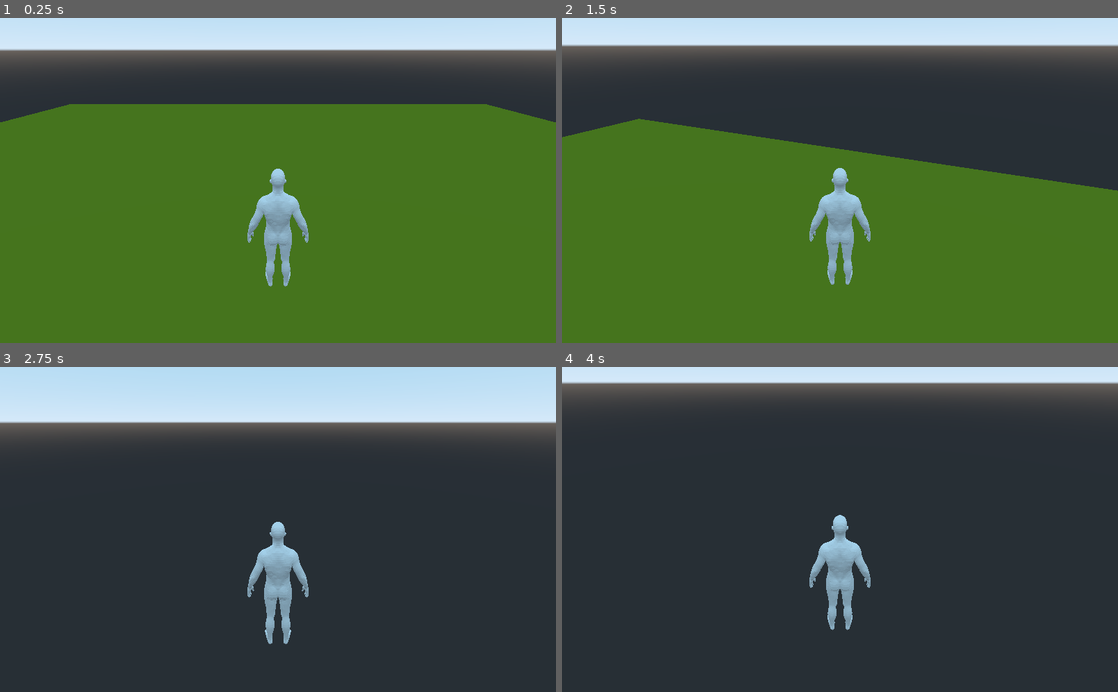
Above: before the commit, frames 1-4 (two rows, left to right).
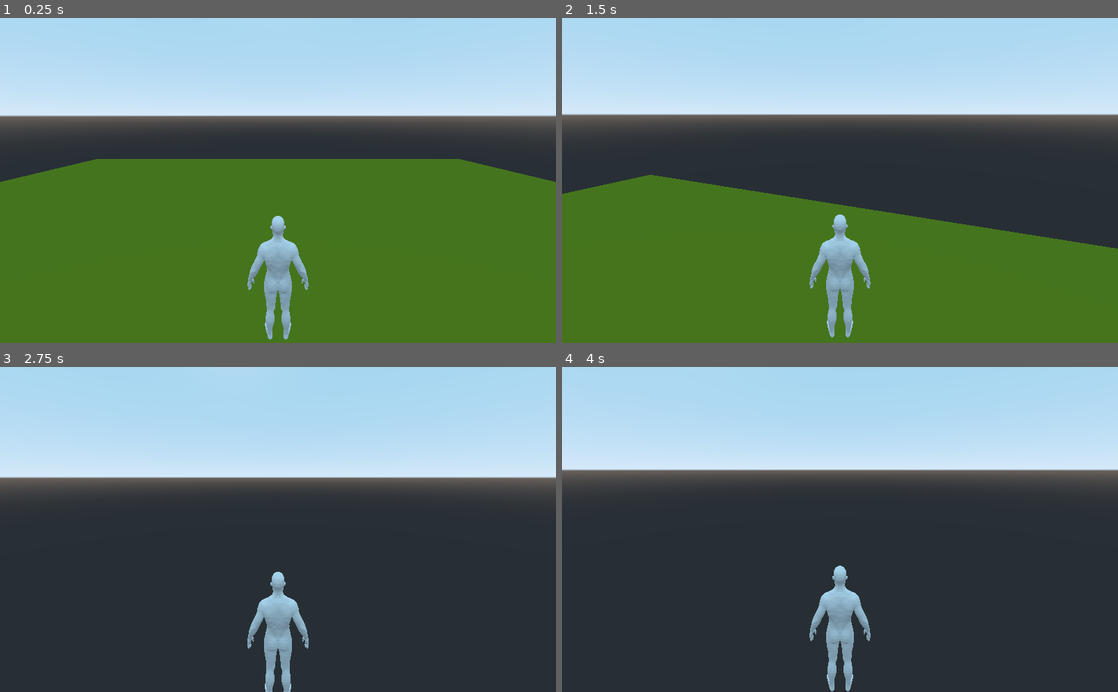
Above: after the commit, the same moments.

Repository: MusinxFate/GameProject
Game: Godot game, scene res://Spatial.tscn
The game is run twice, just before and just after one commit, with the same random seed, the same clock (stepped at 60 frames per second) and the same inputs.
Inputs (mouse positions are in pixels of both pictures, inside the frame that each line leads up to):
- Up to frame 1 (0.25 s): no input
- Up to frame 2 (1.5 s): tap Enter at 0.5 s; move the mouse to (867, 180) at 0.52 s; hold Shift (boost) 0.53-1.28 s; hold W (movup) from 0.53 s (still down); tap Space (jump) at 0.77, 0.8, 1.07, 1.35 s; move the mouse to (812, 180) at 1.27 s
- Up to frame 3 (2.75 s): keep holding W (movup); tap Space (jump) at 1.52, 1.82, 2.3 s; tap Shift (boost) at 1.55 s; move the mouse to (289, 523) at 2.02 s; hold Shift (boost) from 2.03 s (still down)
- Up to frame 4 (4 s): keep holding W (movup); move the mouse to (834, 536) at 2.77 s; release Shift (boost) at 2.78 s; tap Shift (boost) at 2.85 s; tap Space (jump) at 3.02, 3.32, 3.5, 3.6, 3.77 s; move the mouse to (878, 532) at 3.52 s

The runs differ from the first frame. In frame 1, 45% of the frame differs, in the area x 0-100%, y 0-99%; in frame 2, 52%; in frame 3, 30%; in frame 4, 38%.

Commit message:
Changes into camera rotation (limited the down camera moviment)

Diff:
--- a/Camera.gd
+++ b/Camera.gd
@@ -8,8 +8,5 @@
 
 func _input(event):
 	if event is InputEventMouseMotion:
-		$Camera.rotate_y(deg2rad(-event.relative.x*mouse_sens))
-		var changev=-event.relative.y*mouse_sens
-		if camera_anglev+changev>-50 and camera_anglev+changev<50:
-			camera_anglev+=changev
-			$Camera.rotate_x(deg2rad(changev))
+		if (rotation_degrees.x < 73):
+			rotation_degrees.x = 73
--- a/CameraOrbit.gd
+++ b/CameraOrbit.gd
@@ -1,23 +1,23 @@
 extends Spatial
 
 var lookSensitivity : float = 15.0
-var minLookAngle : float = -20.0
-var maxLookAngle : float = 75.0
+var minLookAngle : float = -0.0
+var maxLookAngle : float = 1.0
 var mouseDelta : Vector2 = Vector2()
 onready var player = get_parent()
+onready var camera = get_node("Camera")
 
 func _input(event):
-  if event is InputEventMouseMotion: mouseDelta = event.relative
-
+	if event is InputEventMouseMotion: mouseDelta = event.relative
 
 func _process(delta):
-  var rot = Vector3(mouseDelta.y, mouseDelta.x, 0) * lookSensitivity * delta
-  rotation_degrees.x -= rot.x
-  rotation_degrees.x = clamp(rotation_degrees.x, minLookAngle, maxLookAngle)
+	var rot = Vector3(mouseDelta.y, mouseDelta.x, 0) * lookSensitivity * delta
+	rotation_degrees.x -= rot.x
+	rotation_degrees.x = clamp(rotation_degrees.x, minLookAngle, maxLookAngle)
 
-  player.rotation_degrees.y -= rot.y
+	player.rotation_degrees.y -= rot.y
 
-  mouseDelta = Vector2()
+	mouseDelta = Vector2()
 
 func _ready():
-  Input.set_mouse_mode(Input.MOUSE_MODE_CAPTURED)
+	Input.set_mouse_mode(Input.MOUSE_MODE_CAPTURED)
--- /dev/null
+++ b/Character/Character.gd
@@ -0,0 +1,85 @@
+extends KinematicBody
+
+export var speed = 5
+export var fall_acceleration = 50
+export var jump_impulse = 20
+
+# cam look
+var minLookAngle : float = -90.0
+var maxLookAngle : float = 90.0
+var lookSensitivity : float = 10.0
+
+# vectors
+# var vel : Vector3 = Vector3()
+var mouseDelta : Vector2 = Vector2()
+
+# components
+onready var camera : Camera = get_node("CameraOrbit/Camera")
+# onready var muzzle : Spatial = get_node("Camera/Muzzle")
+
+
+# Emitted when a mob hit the player.
+
+
+var velocity = Vector3.ZERO
+
+
+func _physics_process(delta):
+	var direction = Vector3.ZERO
+	var camera_x = camera.global_transform.basis.x
+	var camera_z = camera.global_transform.basis.z
+
+	if Input.is_action_pressed("movright"):
+		direction += camera_x
+	if Input.is_action_pressed("movleft"):
+		direction -= camera_x
+	if Input.is_action_pressed("movdown"):
+		direction += camera_z
+	if Input.is_action_pressed("movup"):
+		direction -= camera_z
+
+	#sprinting
+	if Input.is_action_pressed("boost"):
+		speed = 15
+	if Input.is_action_just_released("boost"):
+		speed = 5
+
+
+
+	velocity.x = direction.x * speed
+	velocity.z = direction.z * speed
+
+	# Jumping.
+	if is_on_floor() and Input.is_action_just_pressed("jump"):
+		velocity.y += jump_impulse
+
+	velocity.y -= fall_acceleration * (delta)
+	velocity = move_and_slide(velocity, Vector3.UP)
+
+
+
+func _ready():
+
+	# hide and lock the mouse cursor
+	Input.set_mouse_mode(Input.MOUSE_MODE_CAPTURED)
+
+
+
+func _process(delta):
+
+	# rotate the camera along the x axis
+	camera.rotation_degrees.x -= mouseDelta.y * lookSensitivity * delta
+
+	# clamp camera x rotation axis
+	camera.rotation_degrees.x = clamp(camera.rotation_degrees.x, minLookAngle, maxLookAngle)
+
+	# rotate the player along their y-axis
+	rotation_degrees.y -= mouseDelta.x * lookSensitivity * delta
+
+	# reset the mouseDelta vector
+	mouseDelta = Vector2()
+
+func _input(event):
+
+	if event is InputEventMouseMotion:
+		mouseDelta = event.relative
--- /dev/null
+++ b/Character/Character.tscn
@@ -0,0 +1,33 @@
+[gd_scene load_steps=6 format=2]
+
+[ext_resource path="res://CameraOrbit.gd" type="Script" id=1]
+[ext_resource path="res://Player.gd" type="Script" id=2]
+[ext_resource path="res://Realistic_White_Male_Low_Poly.obj" type="ArrayMesh" id=3]
+
+[sub_resource type="CapsuleShape" id=1]
+
+[sub_resource type="Skin" id=2]
+
+[node name="Character" type="Spatial"]
+
+[node name="Player" type="KinematicBody" parent="."]
+transform = Transform( 0.5, 0, 0, 0, -2.18557e-08, 0.5, 0, -0.5, -2.18557e-08, 0, 1.27509, 0 )
+script = ExtResource( 2 )
+
+[node name="CollisionShape" type="CollisionShape" parent="Player"]
+transform = Transform( -1.387, 4.3366e-07, -3.57733e-15, 0, -1.25539e-07, -0.542, -2.09431e-07, -2.872, 2.36916e-08, 2.84217e-14, 0.544062, 2.58311 )
+shape = SubResource( 1 )
+
+[node name="PlayerMeshInstance" type="MeshInstance" parent="Player/CollisionShape"]
+transform = Transform( -0.0519106, 1.33227e-14, 1.05879e-22, -4.44089e-15, -0.0264624, 2.22045e-16, 9.52912e-22, -1.42109e-14, -0.154982, 3.12566e-07, 0.999699, -2.38419e-07 )
+mesh = ExtResource( 3 )
+skin = SubResource( 2 )
+skeleton = NodePath("")
+material/0 = null
+
+[node name="CameraOrbit" type="Spatial" parent="Player"]
+transform = Transform( 1, 0, 0, 0, 1, 0, 0, 0, 1, 0, 1, 0 )
+script = ExtResource( 1 )
+
+[node name="Camera" type="Camera" parent="Player/CameraOrbit"]
+transform = Transform( 2, 0, 0, 0, 0.981503, -1.7426, 0, 1.7426, 0.981503, 0, -7.33075, 8.68878 )
--- /dev/null
+++ b/Character/IdleNew.tscn
@@ -0,0 +1,5 @@
+[gd_scene load_steps=2 format=2]
+
+[ext_resource path="res://Character/Animations/IdleNew.glb" type="PackedScene" id=1]
+
+[node name="IdleNew" instance=ExtResource( 1 )]
--- /dev/null
+++ b/Character/WalkingNew.tscn
@@ -0,0 +1,5 @@
+[gd_scene load_steps=2 format=2]
+
+[ext_resource path="res://Character/Animations/WalkingNew.glb" type="PackedScene" id=1]
+
+[node name="WalkingNew" instance=ExtResource( 1 )]
--- a/Spatial.tscn
+++ b/Spatial.tscn
@@ -1,7 +1,8 @@
-[gd_scene load_steps=10 format=2]
+[gd_scene load_steps=11 format=2]
 
 [ext_resource path="res://Player.gd" type="Script" id=1]
 [ext_resource path="res://CameraOrbit.gd" type="Script" id=2]
+[ext_resource path="res://Camera.gd" type="Script" id=3]
 [ext_resource path="res://Realistic_White_Male_Low_Poly.obj" type="ArrayMesh" id=4]
 
 [sub_resource type="CubeMesh" id=4]
@@ -52,4 +53,6 @@
 script = ExtResource( 2 )
 
 [node name="Camera" type="Camera" parent="Player/CameraOrbit"]
-transform = Transform( 2, 0, 0, 0, 0.981503, -1.7426, 0, 1.7426, 0.981503, 0, -7.33075, 8.68878 )
+transform = Transform( 2, 0, 0, 0, 0.584743, -1.91261, 0, 1.91261, 0.584743, 0, -7.33075, 8.68878 )
+fov = 75.0
+script = ExtResource( 3 )
Binary file added: Character/Animations/IdleNew.glb
Not shown, added: Character/Animations/IdleNew.glb.import
Binary file added: Character/Animations/WalkingNew.glb
Not shown, added: Character/Animations/WalkingNew.glb.import
